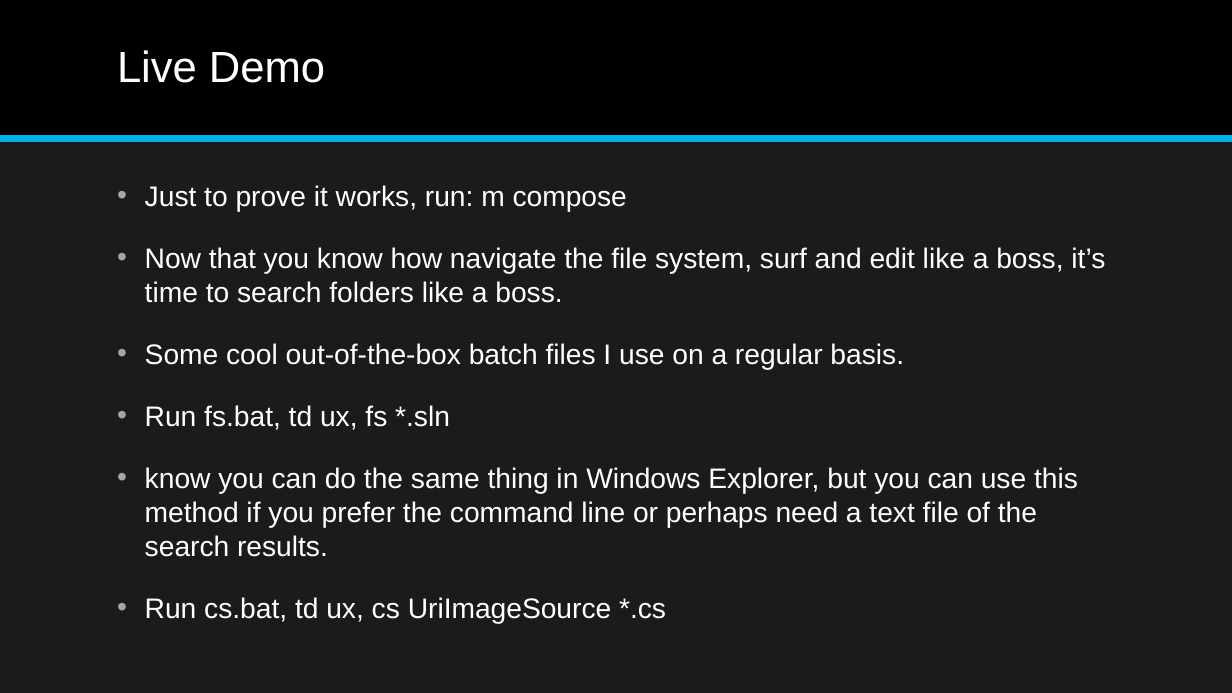
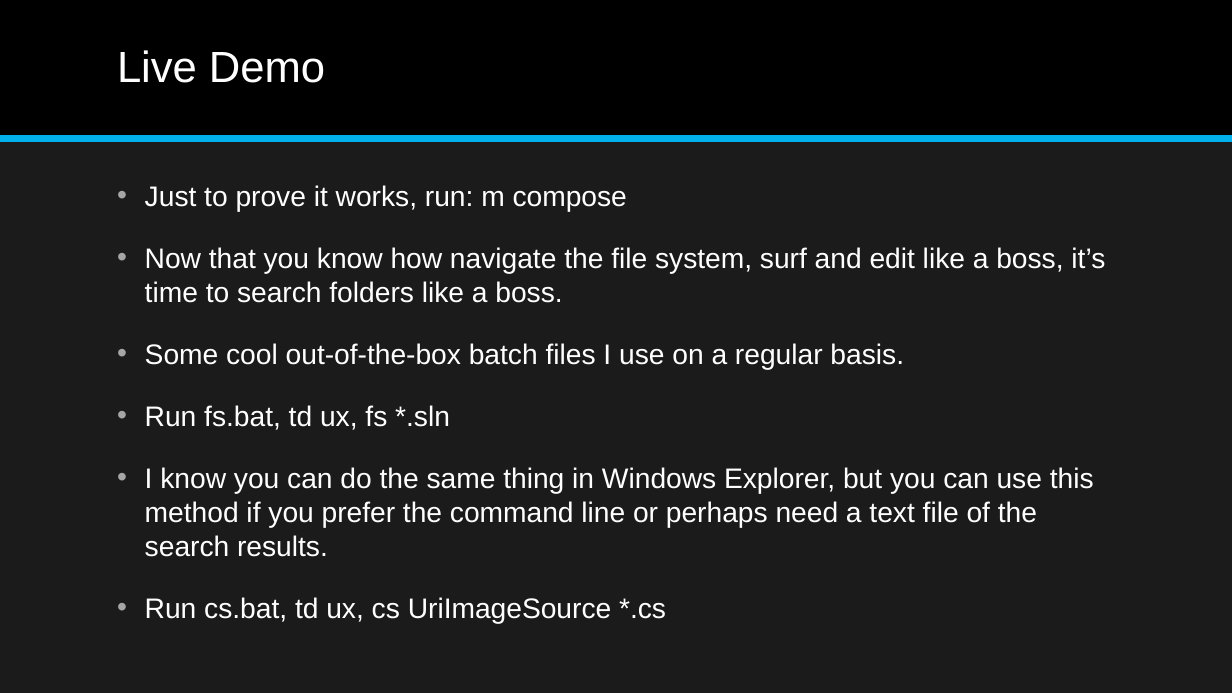
Before and after one commit to jonathan-r-jones/Composable-Batch-Files, a slide deck: slide 18 of Composable Batch File Helper.pptx. Drawn at 1232x693 pixels with LibreOffice and Linux fonts; fonts in the diff are those of the drawing. Boxes give left, top, right and bottom in pixels: in the first picture for what was removed or moved away, otherwise in the second. Text is boxed around its words. In the diff, an @@ line names an element or a change of style, - is before the commit and + after.

```diff
--- a/Composable Batch File Helper.pptx
+++ b/Composable Batch File Helper.pptx
@@ text at (145,467,1094,557): text changed @@
-• know you can do the same thing in Windows Explorer, but you can use this method if you prefer the command line or perhaps need a text file of the search results.
+• I know you can do the same thing in Windows Explorer, but you can use this method if you prefer the command line or perhaps need a text file of the search results.
```
Also in this commit, not shown: 4 other slides changed, 1 slide added, 1 slide removed, 1 other file.
